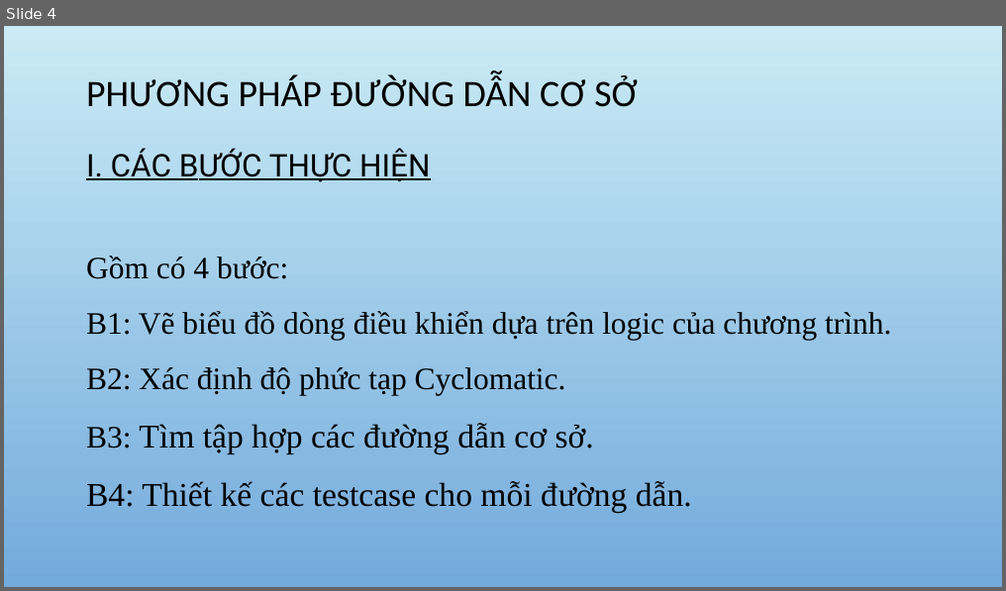
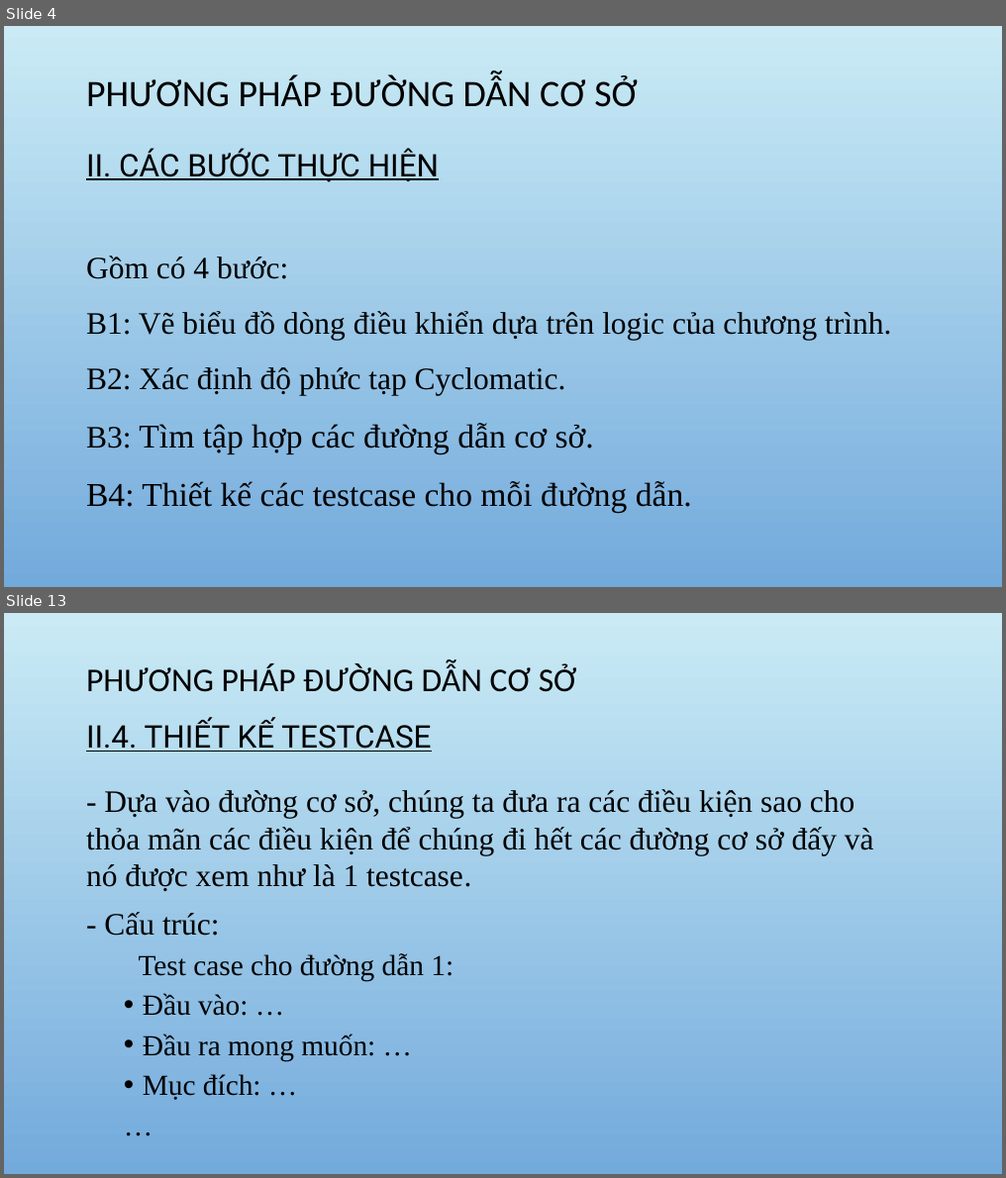
Before and after one commit to DoAnCNDD/CNDD, a slide deck: CNPM.pptx. Shown one above the other, each under a label of ours: slide 4 before the commit, slides 4 and 13 after it; the slides between them are not shown. The pictures are 1006x591 and 1006x1178 pixels, drawn with LibreOffice and Linux fonts; fonts in the diff are those of the drawing; background and template pictures are left out. Boxes give left, top, right and bottom in pixels: in the first picture for what was removed or moved away, otherwise in the second. Text is boxed around its words. In the diff, an @@ line names an element or a change of style, - is before the commit and + after.

```diff
--- a/CNPM.pptx
+++ b/CNPM.pptx
@@ slide 13 added at bbox=[4, 613, 1002, 1174], background picture (left out) @@
@@ title added at bbox=[86, 664, 577, 692], 32 pt, text #000000 @@
+PHƯƠNG PHÁP ĐƯỜNG DẪN CƠ SỞ
@@ text added at bbox=[86, 720, 431, 752], 30 pt, text #000000, underline @@
+II.4. THIẾT KẾ TESTCASE
@@ text added at bbox=[86, 789, 874, 1100], 30 pt, text #000000 @@
+- Dựa vào đường cơ sở, chúng ta đưa ra các điều kiện sao cho thỏa mãn các điều kiện để chúng đi hết các đường cơ sở đấy và nó được xem như là 1 testcase.
+- Cấu trúc:
+  Test case cho đường dẫn 1:
+  • Đầu vào: …
+  • Đầu ra mong muốn: …
+  • Mục đích: …
+  …
@@ slide 4 changed as well @@
@@ text at bbox=[86, 148, 439, 182]: text changed @@
-I. CÁC BƯỚC THỰC HIỆN
+II. CÁC BƯỚC THỰC HIỆN
```
Also in this commit, not shown: 4 other slides changed, 16 other slides added.
